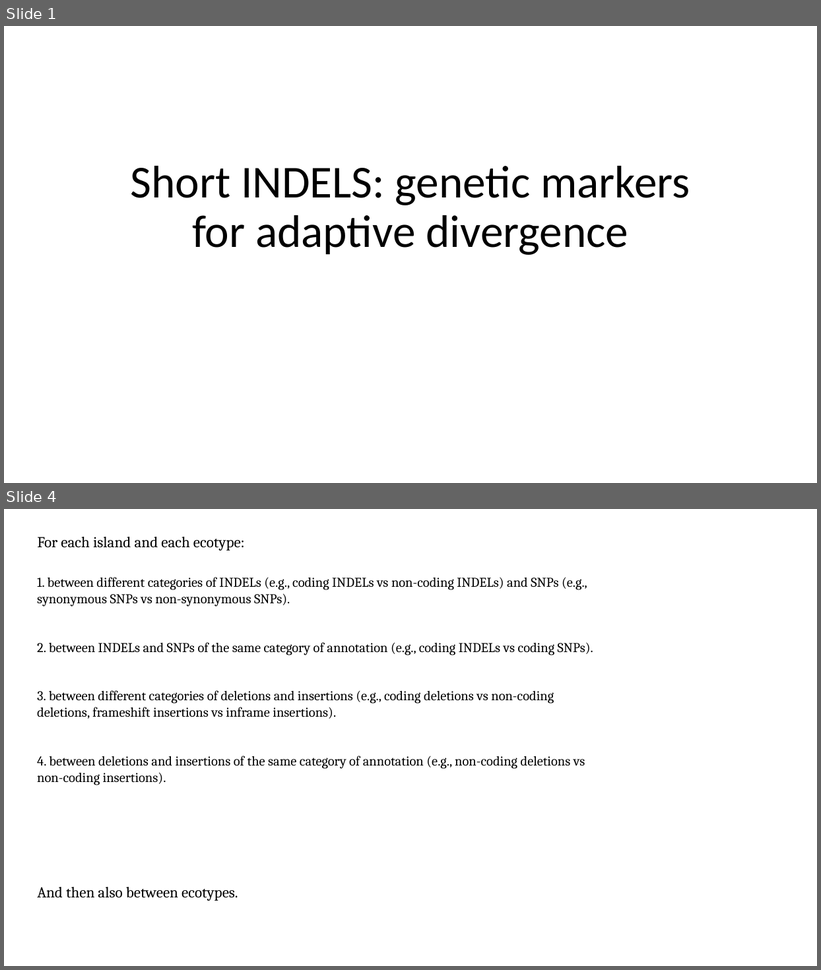
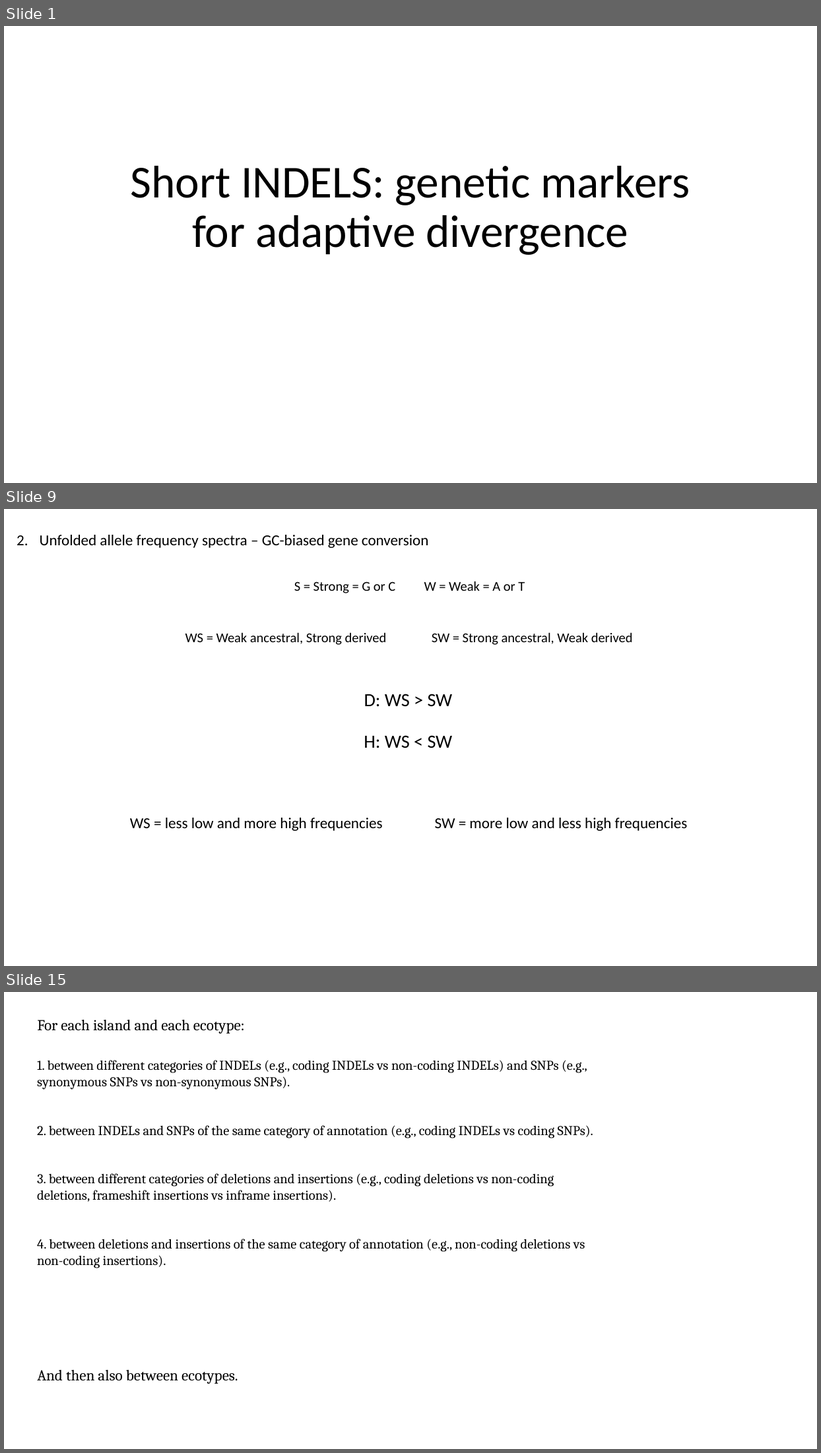
Before and after one commit to sam0per/Littorina_saxatilis_short_variants, a slide deck: short_genetic_variants/docs/short_indels_v05.pptx. Shown one above the other, each under a label of ours: slides 1 and 4 before the commit, slides 1, 9 and 15 after it; the slides between them are not shown. The pictures are 821x970 and 821x1453 pixels, drawn with LibreOffice and Linux fonts; fonts in the diff are those of the drawing. Boxes give left, top, right and bottom in pixels: in the first picture for what was removed or moved away, otherwise in the second. Text is boxed around its words. In the diff, an @@ line names an element or a change of style, - is before the commit and + after.

```diff
--- a/short_genetic_variants/docs/short_indels_v05.pptx
+++ b/short_genetic_variants/docs/short_indels_v05.pptx
@@ slide 9 added at (4, 509, 817, 966), background #FFFFFF @@
@@ text added at (40, 535, 428, 548), 18 pt, text #000000 @@
+2. Unfolded allele frequency spectra – GC-biased gene conversion
@@ text added at (294, 582, 395, 593), 16 pt, text #000000 @@
+S = Strong = G or C
@@ text added at (424, 581, 525, 591), 16 pt, text #000000 @@
+W = Weak = A or T
@@ text added at (186, 632, 387, 645), 16 pt, text #000000 @@
+WS = Weak ancestral, Strong derived
@@ text added at (432, 632, 633, 645), 16 pt, text #000000 @@
+SW = Strong ancestral, Weak derived
@@ text added at (364, 694, 453, 707), 22 pt, text #000000 @@
+D: WS > SW
@@ text added at (364, 735, 453, 749), 22 pt, text #000000 @@
+H: WS < SW
@@ text added at (130, 818, 383, 831), 18 pt, text #000000 @@
+WS = less low and more high frequencies
@@ text added at (435, 818, 688, 831), 18 pt, text #000000 @@
+SW = more low and less high frequencies
@@ what was slide 4 is now slide 15 @@
```
Also in this commit, not shown: 2 slides changed, 10 other slides added, 13 slides removed, 8 other files.
